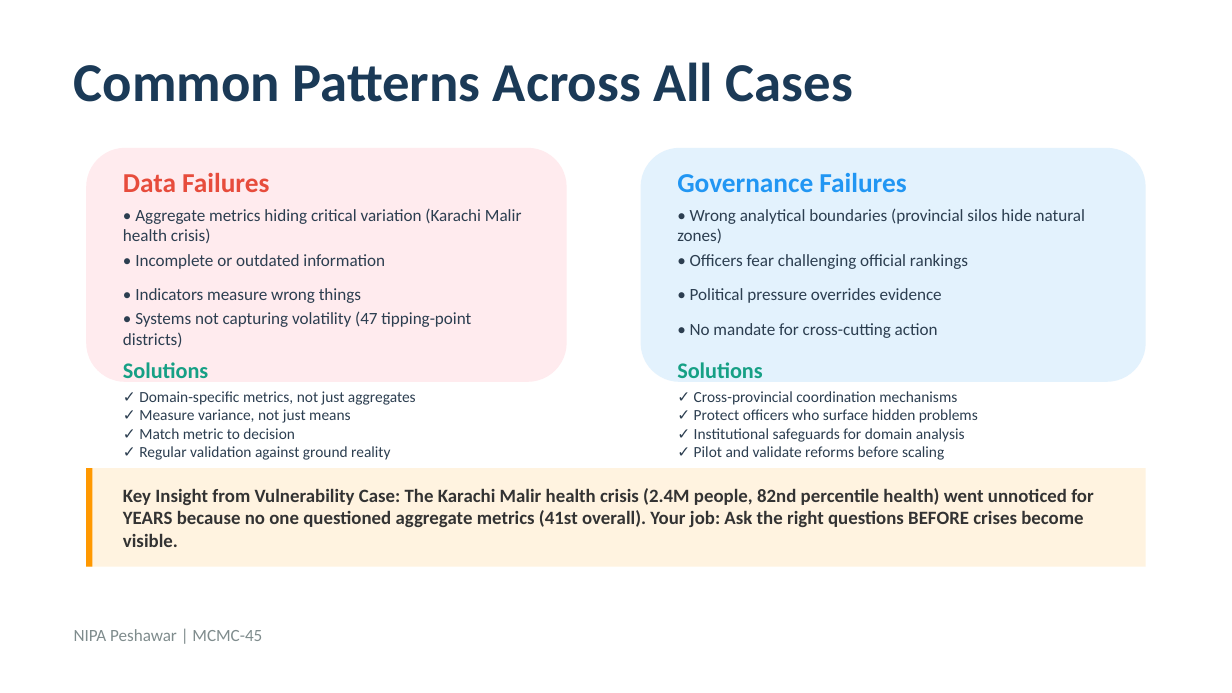
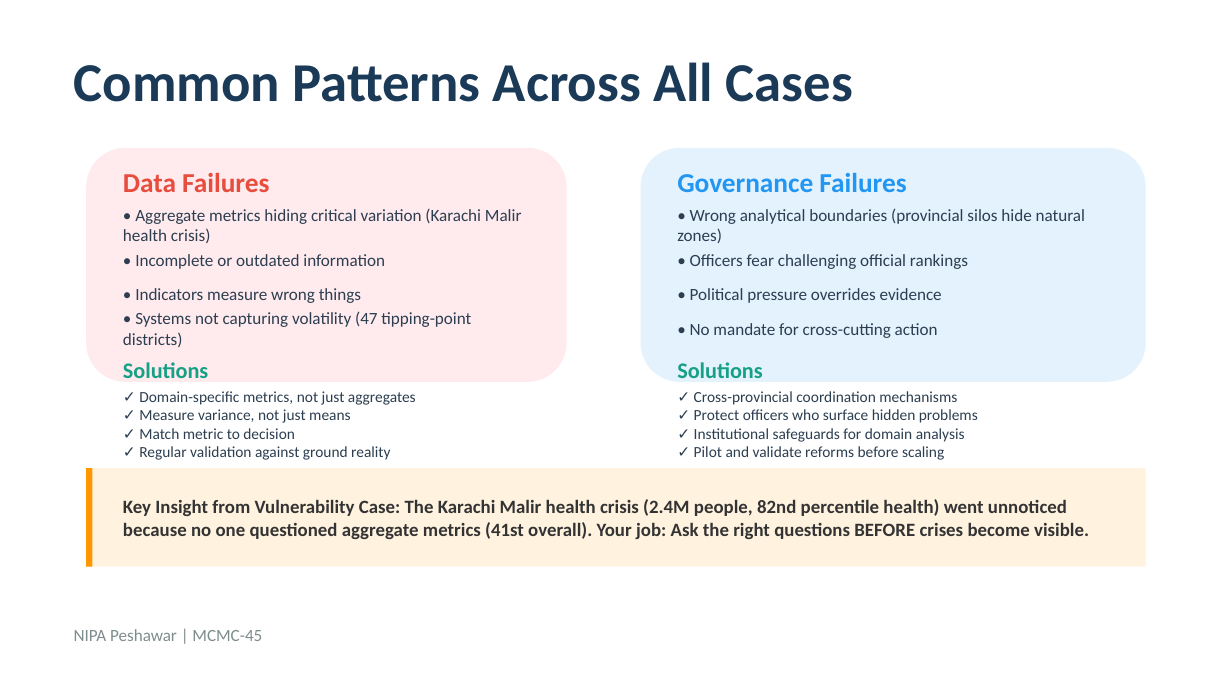
Before and after one commit to Zahedasghar/nipa, a slide deck: slide 29 of Data_Analytics_Training_Comprehensive.pptx. Drawn at 1232x693 pixels with LibreOffice and Linux fonts; fonts in the diff are those of the drawing. Boxes give left, top, right and bottom in pixels: in the first picture for what was removed or moved away, otherwise in the second. Text is boxed around its words. In the diff, an @@ line names an element or a change of style, - is before the commit and + after.

```diff
--- a/Data_Analytics_Training_Comprehensive.pptx
+++ b/Data_Analytics_Training_Comprehensive.pptx
@@ text at [123, 499, 1089, 539]: text changed @@
-Key Insight from Vulnerability Case: The Karachi Malir health crisis (2.4M people, 82nd percentile health) went unnoticed for YEARS because no one questioned aggregate metrics (41st overall). Your job: Ask the right questions BEFORE crises become visible.
+Key Insight from Vulnerability Case: The Karachi Malir health crisis (2.4M people, 82nd percentile health) went unnoticed because no one questioned aggregate metrics (41st overall). Your job: Ask the right questions BEFORE crises become visible.
```
Also in this commit, not shown: 3 other slides changed.
